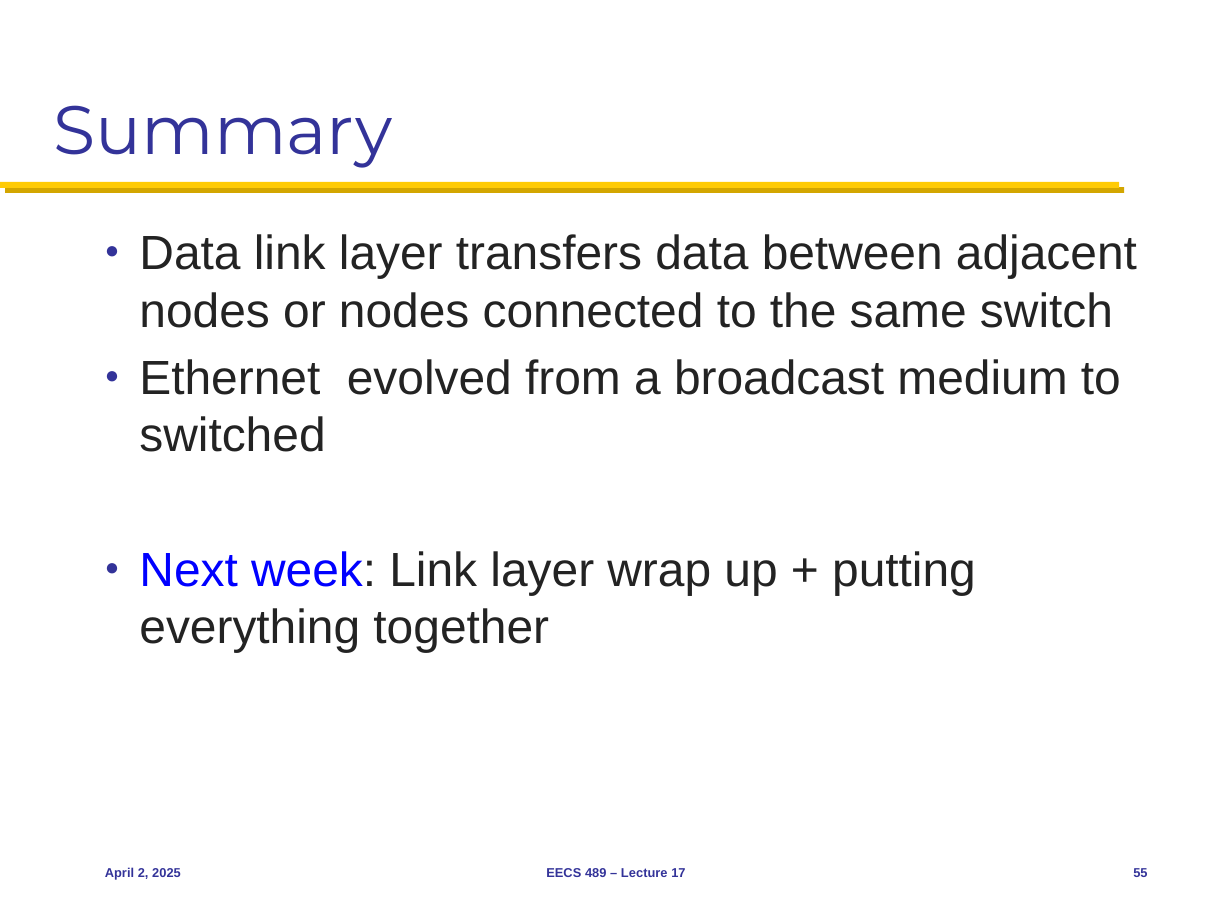
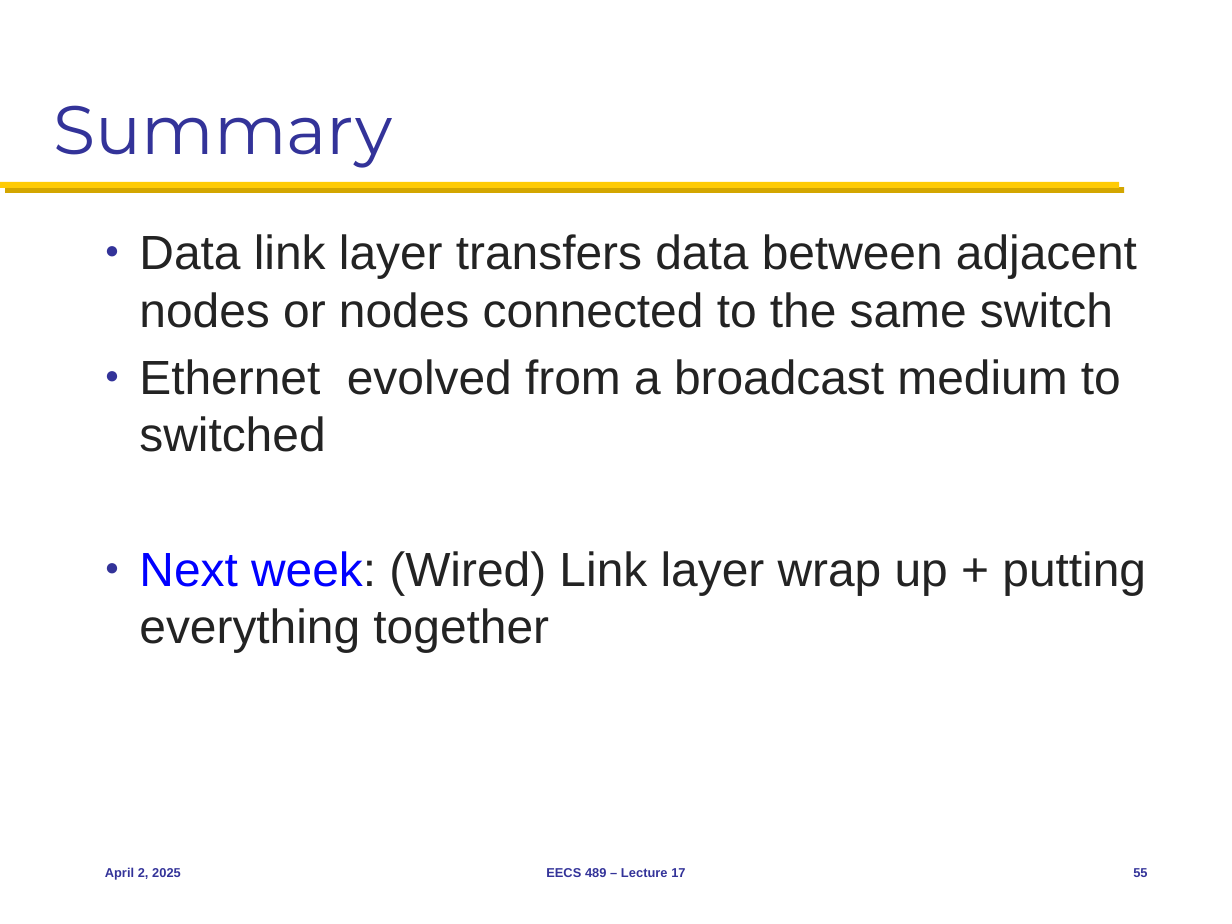
Before and after one commit to mosharaf/eecs489, a slide deck: slide 55 of Slides/040225.pptx. Drawn at 1232x924 pixels with LibreOffice and Linux fonts; fonts in the diff are those of the drawing. Boxes give left, top, right and bottom in pixels: in the first picture for what was removed or moved away, otherwise in the second. Text is boxed around its words. In the diff, an @@ line names an element or a change of style, - is before the commit and + after.

```diff
--- a/Slides/040225.pptx
+++ b/Slides/040225.pptx
@@ text at (x1=139, y1=551, x2=1146, y2=652): text changed @@
-● Next week: Link layer wrap up + putting everything together
+● Next week: (Wired) Link layer wrap up + putting everything together
```
Also in this commit, not shown: 1 other slide changed, 1 other file.
